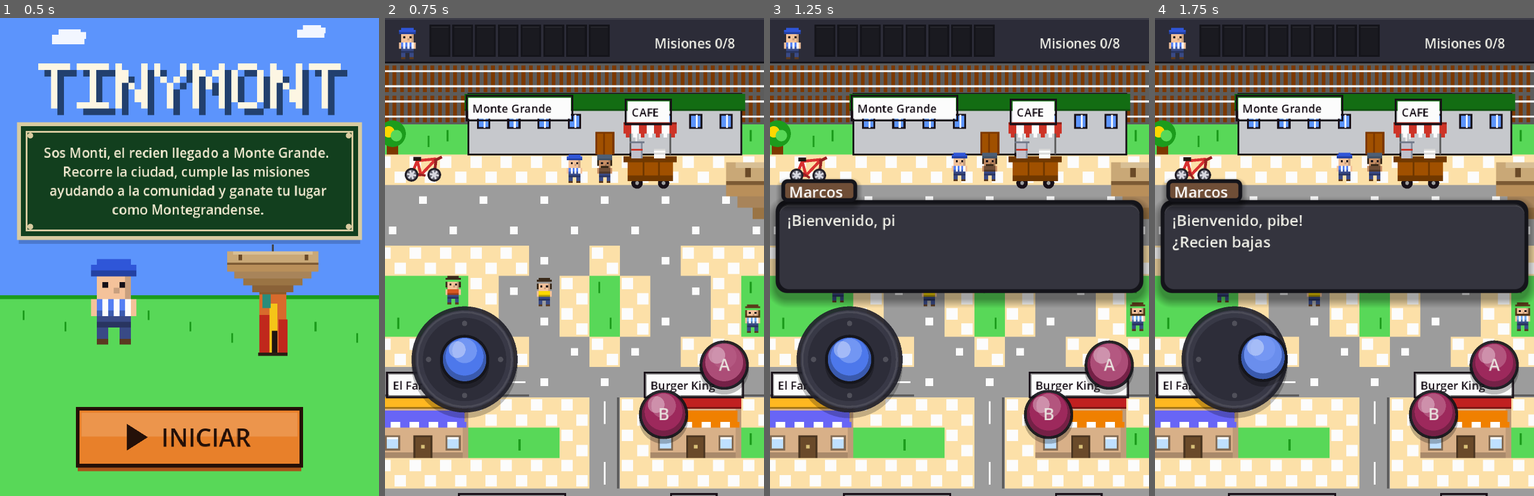
Above: before the commit, frames 1-4 (left to right).
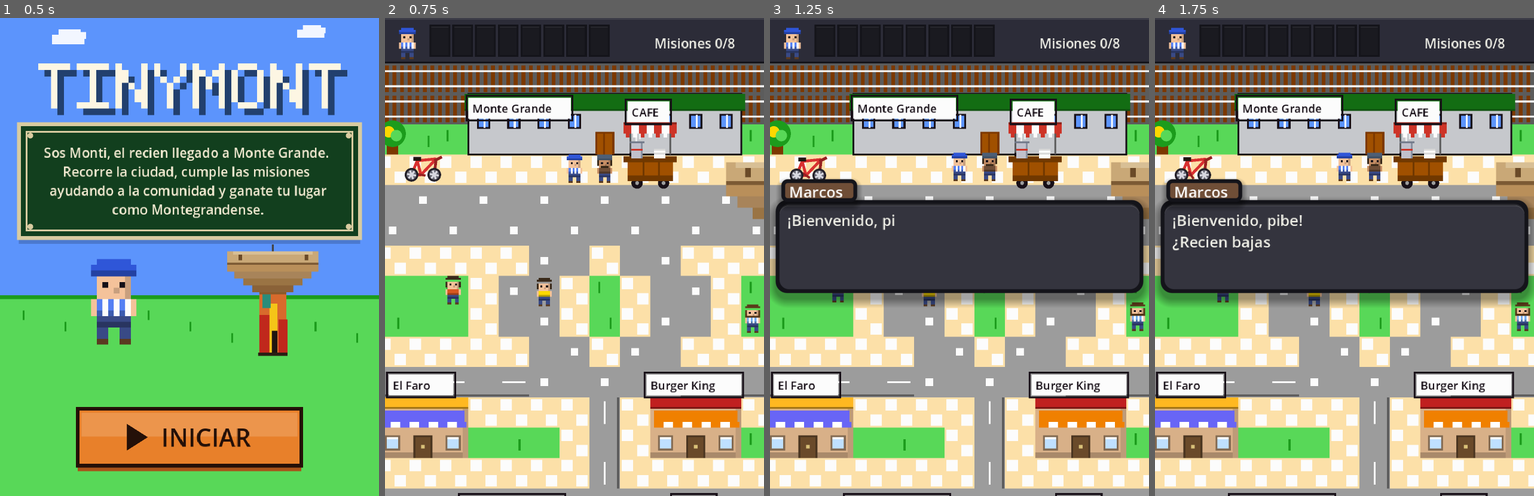
Above: after the commit, the same moments.

Repository: katastudio/TinyMont
Game: Godot game, scene res://scenes/ui/title_screen.tscn
Same seed, same stepped clock (60 frames per second), same inputs: the game is played once before the commit and once after it.
Inputs (mouse positions are in pixels of both pictures, inside the frame that each line leads up to):
- Up to frame 1 (0.5 s): no input
- Up to frame 2 (0.75 s): tap Enter at 0.5 s; move the mouse to (657, 233) at 0.52 s; hold Right (move_right) from 0.53 s (still down); hold Z (interact) from 0.53 s (still down); click (657, 233) at 0.67 s
- Up to frame 3 (1.25 s): keep holding Right (move_right); keep holding Z (interact); tap Space at 0.77 s
- Up to frame 4 (1.75 s): release Right (move_right) at 1.25 s; release Z (interact) at 1.25 s; drag from (1268, 280) to (1325, 352) at 1.27 s

Frame 1 is identical in both runs. In frame 2, 7.5% of the frame differs, in the area x 6-97%, y 60-90%; in frame 3, 7.5%; in frame 4, 7.5%.

Commit message:
feat: web/desktop con teclado + pantalla completa
- Controles tactiles solo en dispositivos tactiles (celu / web mobile);
  en desktop y web-desktop se ocultan y se juega con teclado, sin tapar
  el mapa.
- content_scale_aspect EXPAND en todos lados: web-desktop llena a lo
  ancho, mobile a lo alto, sin barras negras.

Diff:
--- a/scripts/autoload/game_manager.gd
+++ b/scripts/autoload/game_manager.gd
@@ -37,13 +37,10 @@
 		_touch.visible = v
 
 
-# En mobile/touch llenamos la pantalla (expand); en PC se mantiene "keep"
-# (handheld centrado, lo más grande posible sin distorsión).
 func _adaptar_pantalla() -> void:
-	# Mobile llena la pantalla (más mapa visible). En desktop NATIVO (corrida local)
-	# también expandimos, así probás con forma de celu; la web desktop queda igual.
-	if DisplayServer.is_touchscreen_available() or not OS.has_feature("web"):
-		get_window().content_scale_aspect = Window.CONTENT_SCALE_ASPECT_EXPAND
+	# Llenar la pantalla en todos lados (más mapa visible, personajes al mismo tamaño):
+	# mobile/web-mobile a lo alto, web-desktop a lo ancho. Sin barras negras.
+	get_window().content_scale_aspect = Window.CONTENT_SCALE_ASPECT_EXPAND
 
 
 # Safe area (notch/cámara arriba, home-indicator abajo) como FRACCIÓN de la pantalla.
--- a/scripts/ui/touch_controls.gd
+++ b/scripts/ui/touch_controls.gd
@@ -22,6 +22,11 @@
 	set_anchors_preset(Control.PRESET_FULL_RECT)
 	mouse_filter = Control.MOUSE_FILTER_IGNORE
 	modulate = Color(1, 1, 1, ALPHA)
+	# Solo en dispositivos táctiles (celu / web mobile). En desktop y web-desktop se
+	# juega con teclado (flechas/WASD + Z/Espacio + B) y no tapamos el mapa.
+	if not DisplayServer.is_touchscreen_available():
+		hide()
+		set_process_input(false)
 
 
 # cuánto subimos los controles del borde inferior (+ home-indicator del celu)
